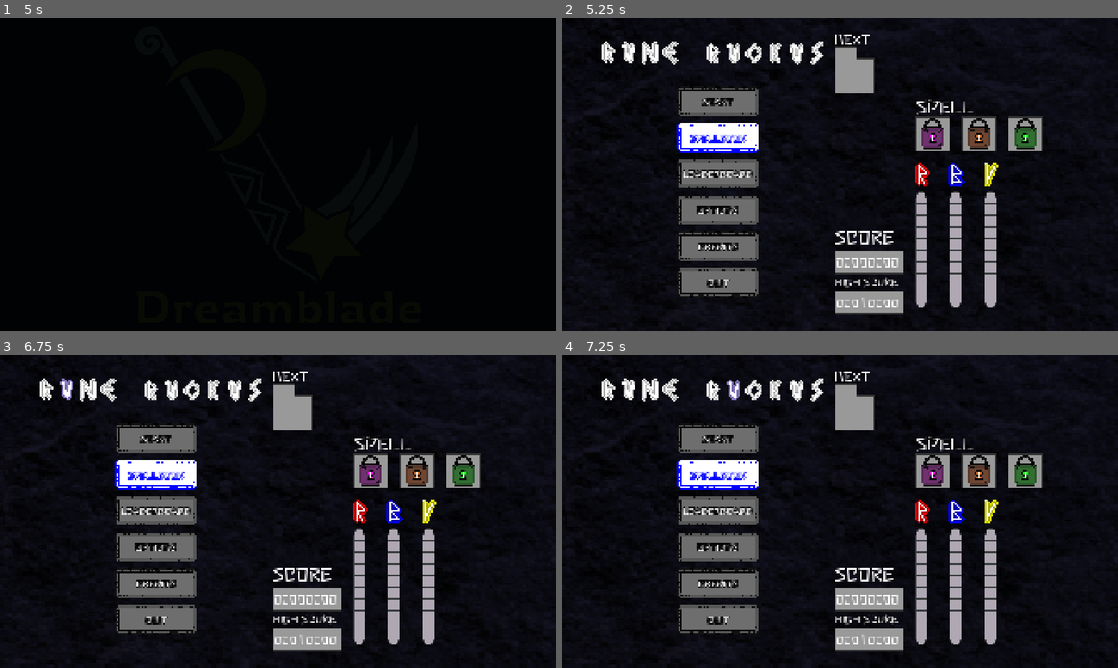
Above: before the commit, frames 1-4 (two rows, left to right).
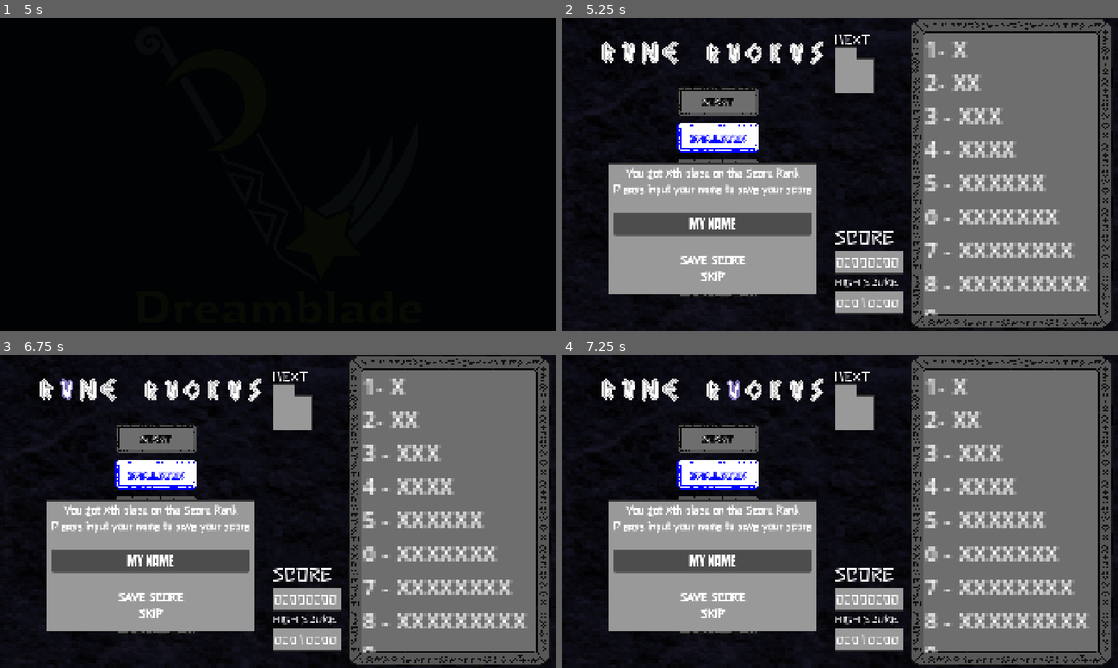
Above: after the commit, the same moments.

Repository: dreamblader/rune_ruckus
Game: Godot game, scene res://splash/splash_scene.tscn
Two runs of this game, one before a commit and one after it. Both use one fixed random seed, a clock stepped at 60 frames per second and the inputs below.
Inputs:
- Up to frame 1 (5 s): tap Enter (ui_accept) at 0.5, 0.77, 1.52, 2, 2.75, 3.02, 3.5, 3.77, 4.25, 4.52 s; hold Right (ui_right) 0.53-1.28 s; hold Space (spell) 0.53-1.28 s; hold Down (ui_down) 1.28-2.03 s; tap S (drop) at 1.35 s; tap Space (spell) every 0.75 s from 1.55 to 4.55 s; hold Right (ui_right) 2.03-2.78 s; hold Q (move_spell_l) 2.03-2.78 s; hold Up (ui_up) 2.78-3.53 s; tap E (move_spell_r) at 2.85 s; hold A (rotate_l) 3.53-4.28 s; hold Left (ui_left) from 3.53 s (still down); tap D (rotate_r) at 4.35 s
- Up to frame 2 (5.25 s): release Left (ui_left) at 5.03 s; hold Down (ui_down) from 5.03 s (still down); hold Space (spell) from 5.03 s (still down)
- Up to frame 3 (6.75 s): tap Enter (ui_accept) at 5.75, 6.02 s; release Down (ui_down) at 5.78 s; release Space (spell) at 5.78 s; hold Right (ui_right) 5.78-6.53 s; tap Space (spell) at 5.85 s; hold Up (ui_up) from 6.53 s (still down); hold S (drop) from 6.53 s (still down)
- Up to frame 4 (7.25 s): keep holding Up (ui_up); keep holding S (drop); tap Enter (ui_accept) at 6.77 s; tap Space (spell) at 6.8 s

Frame 1 is identical in both runs. In frame 2, 49% of the frame differs, in the area x 8-100%, y 0-100%; in frame 3, 49%; in frame 4, 49%.

Commit message:
godot 4.6 + score menu scene WIP

Diff:
--- a/game_scene.tscn
+++ b/game_scene.tscn
@@ -28,7 +28,7 @@
 shader = ExtResource("7")
 shader_parameter/enabled = false
 
-[node name="Game" type="Control"]
+[node name="Game" type="Control" unique_id=534701331]
 process_mode = 3
 layout_mode = 3
 anchors_preset = 15
@@ -39,10 +39,10 @@
 script = ExtResource("3")
 orb_scene = ExtResource("5")
 
-[node name="WorldEnvironment" type="WorldEnvironment" parent="."]
+[node name="WorldEnvironment" type="WorldEnvironment" parent="." unique_id=849619163]
 environment = SubResource("1")
 
-[node name="Background" type="TextureRect" parent="."]
+[node name="Background" type="TextureRect" parent="." unique_id=1134613819]
 modulate = Color(0.1512, 0.1512, 0.27, 1)
 layout_mode = 0
 anchor_right = 1.0
@@ -50,13 +50,13 @@
 texture = ExtResource("4")
 expand_mode = 1
 
-[node name="Content" type="HBoxContainer" parent="."]
+[node name="Content" type="HBoxContainer" parent="." unique_id=1155443034]
 layout_mode = 0
 anchor_right = 1.0
 anchor_bottom = 1.0
 theme_override_constants/separation = 0
 
-[node name="LeftPadding" type="MarginContainer" parent="Content"]
+[node name="LeftPadding" type="MarginContainer" parent="Content" unique_id=1591438311]
 custom_minimum_size = Vector2(340, 0)
 layout_mode = 2
 theme_override_constants/margin_left = 0
@@ -64,35 +64,35 @@
 theme_override_constants/margin_right = 0
 theme_override_constants/margin_bottom = 0
 
-[node name="MidContainer" type="MarginContainer" parent="Content"]
+[node name="MidContainer" type="MarginContainer" parent="Content" unique_id=699046166]
 custom_minimum_size = Vector2(560, 0)
 layout_mode = 2
 
-[node name="Control" type="Control" parent="Content/MidContainer"]
+[node name="Control" type="Control" parent="Content/MidContainer" unique_id=1056595143]
 layout_mode = 2
 
-[node name="ViewPortBorder" type="PanelContainer" parent="Content/MidContainer/Control"]
+[node name="ViewPortBorder" type="PanelContainer" parent="Content/MidContainer/Control" unique_id=1185124483]
 layout_mode = 0
 offset_top = 57.0
 offset_right = 566.0
 offset_bottom = 1023.0
 theme_override_styles/panel = SubResource("2")
 
-[node name="SubViewportContainer" type="SubViewportContainer" parent="Content/MidContainer/Control/ViewPortBorder"]
+[node name="SubViewportContainer" type="SubViewportContainer" parent="Content/MidContainer/Control/ViewPortBorder" unique_id=200282764]
 material = SubResource("3")
 custom_minimum_size = Vector2(560, 0)
 layout_mode = 2
 
-[node name="SubViewport" type="SubViewport" parent="Content/MidContainer/Control/ViewPortBorder/SubViewportContainer"]
+[node name="SubViewport" type="SubViewport" parent="Content/MidContainer/Control/ViewPortBorder/SubViewportContainer" unique_id=163444556]
 handle_input_locally = false
 canvas_item_default_texture_filter = 0
 audio_listener_enable_2d = true
 size = Vector2i(560, 960)
 render_target_update_mode = 4
 
-[node name="Board" parent="Content/MidContainer/Control/ViewPortBorder/SubViewportContainer/SubViewport" instance=ExtResource("1")]
+[node name="Board" parent="Content/MidContainer/Control/ViewPortBorder/SubViewportContainer/SubViewport" unique_id=115339271 instance=ExtResource("1")]
 
-[node name="RightContainer" type="MarginContainer" parent="Content"]
+[node name="RightContainer" type="MarginContainer" parent="Content" unique_id=263364479]
 custom_minimum_size = Vector2(1020, 1080)
 layout_mode = 2
 theme_override_constants/margin_left = 0
@@ -100,23 +100,21 @@
 theme_override_constants/margin_right = 0
 theme_override_constants/margin_bottom = 0
 
-[node name="DataContent" parent="Content/RightContainer" instance=ExtResource("2")]
+[node name="DataContent" parent="Content/RightContainer" unique_id=390885839 instance=ExtResource("2")]
 layout_mode = 2
 size_flags_horizontal = 4
 
-[node name="DeathMenu" parent="." instance=ExtResource("6")]
+[node name="DeathMenu" parent="." unique_id=675048003 instance=ExtResource("6")]
 visible = false
 position = Vector2(452.5, 640)
 
-[node name="Menu" parent="." instance=ExtResource("8")]
+[node name="Menu" parent="." unique_id=2033544867 instance=ExtResource("8")]
 position = Vector2(520, 118)
 
-[node name="EasterEgg" parent="." instance=ExtResource("10_w6euy")]
+[node name="EasterEgg" parent="." unique_id=156624816 instance=ExtResource("10_w6euy")]
 position = Vector2(-110, 1210)
 
-[node name="ScoreBoard" parent="." instance=ExtResource("10_miq82")]
-visible = false
-position = Vector2(452.5, 640)
+[node name="ScoreBoard" parent="." unique_id=1194574516 instance=ExtResource("10_miq82")]
 
 [connection signal="cast_spell" from="Content/MidContainer/Control/ViewPortBorder/SubViewportContainer/SubViewport/Board" to="." method="_on_Board_cast_spell"]
 [connection signal="emit_chain" from="Content/MidContainer/Control/ViewPortBorder/SubViewportContainer/SubViewport/Board" to="." method="_on_Board_emit_chain"]
--- a/project.godot
+++ b/project.godot
@@ -8,11 +8,15 @@
 
 config_version=5
 
+[animation]
+
+compatibility/default_parent_skeleton_in_mesh_instance_3d=true
+
 [application]
 
 config/name="Rune Ruckus"
 run/main_scene="res://splash/splash_scene.tscn"
-config/features=PackedStringArray("4.5")
+config/features=PackedStringArray("4.6")
 config/icon="res://game_icon.png"
 
 [autoload]
--- a/ui/menu/score_menu/score_menu_scene.tscn
+++ b/ui/menu/score_menu/score_menu_scene.tscn
@@ -1,16 +1,254 @@
-[gd_scene load_steps=3 format=3 uid="uid://bqpmupeccd0a1"]
+[gd_scene format=3 uid="uid://bqpmupeccd0a1"]
 
 [ext_resource type="Script" uid="uid://c6l65rmmqs37f" path="res://ui/menu/score_menu/score_menu_script.gd" id="1_qt3pk"]
-[ext_resource type="StyleBox" uid="uid://c5uuvhqyetrbj" path="res://ui/margin_block_box.tres" id="2_8hobf"]
-
-[node name="ScoreBoard" type="Node2D"]
+[ext_resource type="Shader" uid="uid://b7cq3bp6m4cs5" path="res://ui/rune_tablet/rune_tablet_glow.gdshader" id="2_xlu82"]
+[ext_resource type="Texture2D" uid="uid://pwybiciocnek" path="res://ui/rune_tablet/rune_tablet_complete.png" id="3_5bul2"]
+[ext_resource type="FontFile" uid="uid://qm41pjw6s1wh" path="res://font/Stick-Regular.ttf" id="4_ijf4m"]
+[ext_resource type="FontFile" uid="uid://busfghxs8iyp0" path="res://font/Anton-Regular.ttf" id="5_i3srx"]
+
+[sub_resource type="ShaderMaterial" id="ShaderMaterial_ijf4m"]
+resource_local_to_scene = true
+shader = ExtResource("2_xlu82")
+shader_parameter/glow_color = Color(1, 0, 0, 1)
+shader_parameter/enable = false
+shader_parameter/full_glow = false
+shader_parameter/animate = true
+shader_parameter/glow_velocity = 1.5
+
+[sub_resource type="Animation" id="Animation_i3srx"]
+length = 0.001
+tracks/0/type = "value"
+tracks/0/imported = false
+tracks/0/enabled = true
+tracks/0/path = NodePath("NinePatchRect:size")
+tracks/0/interp = 1
+tracks/0/loop_wrap = true
+tracks/0/keys = {
+"times": PackedFloat32Array(0),
+"transitions": PackedFloat32Array(1),
+"update": 0,
+"values": [Vector2(140, 215)]
+}
+tracks/1/type = "value"
+tracks/1/imported = false
+tracks/1/enabled = true
+tracks/1/path = NodePath("NinePatchRect:position")
+tracks/1/interp = 1
+tracks/1/loop_wrap = true
+tracks/1/keys = {
+"times": PackedFloat32Array(0),
+"transitions": PackedFloat32Array(1),
+"update": 0,
+"values": [Vector2(1200, 0)]
+}
+tracks/2/type = "value"
+tracks/2/imported = false
+tracks/2/enabled = true
+tracks/2/path = NodePath("Content:scale")
+tracks/2/interp = 1
+tracks/2/loop_wrap = true
+tracks/2/keys = {
+"times": PackedFloat32Array(0),
+"transitions": PackedFloat32Array(1),
+"update": 0,
+"values": [Vector2(1, 1)]
+}
+
+[sub_resource type="Animation" id="Animation_vk5bk"]
+resource_name = "enter_end_mode"
+length = 1.2666667
+tracks/0/type = "value"
+tracks/0/imported = false
+tracks/0/enabled = true
+tracks/0/path = NodePath("NinePatchRect:size")
+tracks/0/interp = 1
+tracks/0/loop_wrap = true
+tracks/0/keys = {
+"times": PackedFloat32Array(0, 1),
+"transitions": PackedFloat32Array(1, 1),
+"update": 0,
+"values": [Vector2(140, 215), Vector2(140, 215)]
+}
+tracks/1/type = "value"
+tracks/1/imported = false
+tracks/1/enabled = true
+tracks/1/path = NodePath("NinePatchRect:position")
+tracks/1/interp = 1
+tracks/1/loop_wrap = true
+tracks/1/keys = {
+"times": PackedFloat32Array(0, 1),
+"transitions": PackedFloat32Array(2, 2),
+"update": 0,
+"values": [Vector2(1200, 1200), Vector2(1200, 0)]
+}
+tracks/2/type = "value"
+tracks/2/imported = false
+tracks/2/enabled = true
+tracks/2/path = NodePath("Content:scale")
+tracks/2/interp = 1
+tracks/2/loop_wrap = true
+tracks/2/keys = {
+"times": PackedFloat32Array(0.75, 1.25),
+"transitions": PackedFloat32Array(1, 1),
+"update": 0,
+"values": [Vector2(0, 0), Vector2(1, 1)]
+}
+
+[sub_resource type="Animation" id="Animation_xye5v"]
+resource_name = "enter_menu_mode"
+tracks/0/type = "value"
+tracks/0/imported = false
+tracks/0/enabled = true
+tracks/0/path = NodePath("NinePatchRect:size")
+tracks/0/interp = 1
+tracks/0/loop_wrap = true
+tracks/0/keys = {
+"times": PackedFloat32Array(0),
+"transitions": PackedFloat32Array(1),
+"update": 0,
+"values": [Vector2(290, 200)]
+}
+tracks/1/type = "value"
+tracks/1/imported = false
+tracks/1/enabled = true
+tracks/1/path = NodePath("NinePatchRect:position")
+tracks/1/interp = 1
+tracks/1/loop_wrap = true
+tracks/1/keys = {
+"times": PackedFloat32Array(0, 1),
+"transitions": PackedFloat32Array(2, 2),
+"update": 0,
+"values": [Vector2(250, 1200), Vector2(250, 0)]
+}
+
+[sub_resource type="AnimationLibrary" id="AnimationLibrary_02dk7"]
+_data = {
+&"RESET": SubResource("Animation_i3srx"),
+&"enter_end_mode": SubResource("Animation_vk5bk"),
+&"enter_menu_mode": SubResource("Animation_xye5v")
+}
+
+[sub_resource type="StyleBoxFlat" id="StyleBoxFlat_vk5bk"]
+resource_local_to_scene = true
+border_width_left = 3
+border_width_top = 3
+border_width_right = 3
+border_width_bottom = 3
+border_color = Color(0.2, 0.2, 0.2, 1)
+
+[node name="ScoreBoard" type="Node2D" unique_id=1035513763]
 script = ExtResource("1_qt3pk")
 
-[node name="Content" type="PanelContainer" parent="."]
-custom_minimum_size = Vector2(40, 40)
+[node name="NinePatchRect" type="NinePatchRect" parent="." unique_id=1367993449]
+material = SubResource("ShaderMaterial_ijf4m")
+offset_left = 1200.0
+offset_right = 1340.0
+offset_bottom = 215.0
+scale = Vector2(5, 5)
+size_flags_horizontal = 3
+size_flags_vertical = 3
+texture = ExtResource("3_5bul2")
+patch_margin_left = 40
+patch_margin_top = 40
+patch_margin_right = 40
+patch_margin_bottom = 40
+axis_stretch_horizontal = 2
+axis_stretch_vertical = 2
+
+[node name="MarginContainer" type="MarginContainer" parent="NinePatchRect" unique_id=818990697]
+layout_mode = 1
 anchors_preset = 15
 anchor_right = 1.0
 anchor_bottom = 1.0
-offset_right = 250.0
-offset_bottom = 75.0
-theme_override_styles/panel = ExtResource("2_8hobf")
+grow_horizontal = 2
+grow_vertical = 2
+theme_override_constants/margin_left = 10
+theme_override_constants/margin_top = 10
+theme_override_constants/margin_right = 10
+theme_override_constants/margin_bottom = 10
+
+[node name="RichTextLabel" type="RichTextLabel" parent="NinePatchRect/MarginContainer" unique_id=653447328]
+layout_mode = 2
+text = "1- X
+2- XX
+3 - XXX
+4 - XXXX
+5 - XXXXXX
+6 - XXXXXXX
+7 - XXXXXXXX
+8 - XXXXXXXXX
+9 - XXXXXXXXXX"
+scroll_active = false
+
+[node name="AnimationPlayer" type="AnimationPlayer" parent="." unique_id=996962270]
+libraries/ = SubResource("AnimationLibrary_02dk7")
+
+[node name="Content" type="PanelContainer" parent="." unique_id=450087359]
+anchors_preset = 15
+anchor_right = 1.0
+anchor_bottom = 1.0
+offset_left = 160.0
+offset_top = 500.0
+offset_right = 880.0
+offset_bottom = 955.0
+grow_horizontal = 2
+grow_vertical = 2
+pivot_offset = Vector2(360, 227.5)
+theme_override_styles/panel = SubResource("StyleBoxFlat_vk5bk")
+metadata/_edit_group_ = true
+
+[node name="MarginContainer" type="MarginContainer" parent="Content" unique_id=1736325149]
+layout_mode = 2
+theme_override_constants/margin_left = 15
+theme_override_constants/margin_top = 5
+theme_override_constants/margin_right = 15
+theme_override_constants/margin_bottom = 5
+
+[node name="MenuContainer" type="VBoxContainer" parent="Content/MarginContainer" unique_id=1364286622]
+layout_mode = 2
+
+[node name="RankInfo" type="Label" parent="Content/MarginContainer/MenuContainer" unique_id=1015743804]
+layout_mode = 2
+size_flags_vertical = 1
+theme_override_colors/font_color = Color(1, 1, 1, 1)
+theme_override_colors/font_outline_color = Color(1, 1, 1, 1)
+theme_override_constants/outline_size = 3
+theme_override_fonts/font = ExtResource("4_ijf4m")
+theme_override_font_sizes/font_size = 35
+text = "You got Xth place on the Score Rank
+Please input your name to save your score
+"
+horizontal_alignment = 1
+
+[node name="LineEdit" type="LineEdit" parent="Content/MarginContainer/MenuContainer" unique_id=1525540305]
+custom_minimum_size = Vector2(0, 50)
+layout_mode = 2
+theme_override_colors/font_color = Color(1, 1, 1, 1)
+theme_override_colors/font_placeholder_color = Color(1, 1, 1, 1)
+theme_override_fonts/font = ExtResource("5_i3srx")
+theme_override_font_sizes/font_size = 45
+placeholder_text = "MY NAME"
+alignment = 1
+context_menu_enabled = false
+emoji_menu_enabled = false
+
+[node name="Save" type="Label" parent="Content/MarginContainer/MenuContainer" unique_id=1166025468]
+layout_mode = 2
+size_flags_vertical = 1
+theme_override_colors/font_outline_color = Color(1, 1, 1, 1)
+theme_override_constants/outline_size = 5
+theme_override_fonts/font = ExtResource("4_ijf4m")
+theme_override_font_sizes/font_size = 35
+text = "
+SAVE SCORE"
+horizontal_alignment = 1
+
+[node name="Skip" type="Label" parent="Content/MarginContainer/MenuContainer" unique_id=200357578]
+layout_mode = 2
+size_flags_vertical = 1
+theme_override_colors/font_outline_color = Color(1, 1, 1, 1)
+theme_override_constants/outline_size = 5
+theme_override_fonts/font = ExtResource("4_ijf4m")
+theme_override_font_sizes/font_size = 35
+text = "SKIP"
+horizontal_alignment = 1
--- a/ui/menu/score_menu/score_menu_script.gd
+++ b/ui/menu/score_menu/score_menu_script.gd
@@ -1,7 +1,14 @@
 extends Node2D
 
+@onready var animation = $AnimationPlayer
 var controller_mode = false
 
+
 func start_record(rank:int, score:float, spells_count:Dictionary, game_time:float) -> void:
+	animation.play("enter_end_mode")
 	self.visible = true
 	pass
+
+
+func _on_animation_player_animation_finished(anim_name: StringName) -> void:
+	pass # Replace with function body.
--- a/ui/rune_tablet/rune_tablet_scene.tscn
+++ b/ui/rune_tablet/rune_tablet_scene.tscn
@@ -25,13 +25,13 @@
 shader_parameter/animate = true
 shader_parameter/glow_velocity = 1.5
 
-[node name="RuneTablet" type="MarginContainer"]
+[node name="RuneTablet" type="MarginContainer" unique_id=2072040127]
 offset_right = 40.0
 offset_bottom = 40.0
 scale = Vector2(2, 2)
 script = ExtResource("1_qqobq")
 
-[node name="NinePatchRect" type="NinePatchRect" parent="."]
+[node name="NinePatchRect" type="NinePatchRect" parent="." unique_id=2049697294]
 material = SubResource("ShaderMaterial_rtoru")
 layout_mode = 2
 texture = ExtResource("1_7h7ua")
@@ -42,12 +42,12 @@
 axis_stretch_horizontal = 2
 axis_stretch_vertical = 2
 
-[node name="MarginContainer" type="MarginContainer" parent="."]
+[node name="MarginContainer" type="MarginContainer" parent="." unique_id=1535401845]
 layout_mode = 2
 theme_override_constants/margin_left = 15
 theme_override_constants/margin_right = 15
 
-[node name="Label" type="Label" parent="MarginContainer"]
+[node name="Label" type="Label" parent="MarginContainer" unique_id=1271264956]
 material = SubResource("ShaderMaterial_nnu1i")
 layout_mode = 2
 theme_override_colors/font_color = Color(1, 1, 1, 1)
@@ -59,9 +59,9 @@
 horizontal_alignment = 1
 vertical_alignment = 1
 
-[node name="Accept" type="AudioStreamPlayer" parent="."]
+[node name="Accept" type="AudioStreamPlayer" parent="." unique_id=1799961572]
 stream = ExtResource("5_givhq")
 
-[node name="Move" type="AudioStreamPlayer" parent="."]
+[node name="Move" type="AudioStreamPlayer" parent="." unique_id=1019001132]
 stream = ExtResource("6_qt121")
 pitch_scale = 0.37
Not shown: 1 places in default_env.tres that only renumber resources
Not shown: 1 places in game_scene.tscn that only renumber resources
Not shown: 1 places in runes/blue/blue_active.tres that only renumber resources
Not shown: 1 places in runes/blue/blue_rune.tres that only renumber resources
Not shown: 1 places in runes/green/green_active.tres that only renumber resources
Not shown: 1 places in runes/green/green_rune.tres that only renumber resources
Not shown: 1 places in runes/none/none_rune.tres that only renumber resources
Not shown: 1 places in runes/orange/orange_active.tres that only renumber resources
Not shown: 1 places in runes/orange/orange_rune.tres that only renumber resources
Not shown: 1 places in runes/purple/purple_active.tres that only renumber resources
Not shown: 1 places in runes/purple/purple_rune.tres that only renumber resources
Not shown: 1 places in runes/red/red_active.tres that only renumber resources
(and 9 more such lines)
